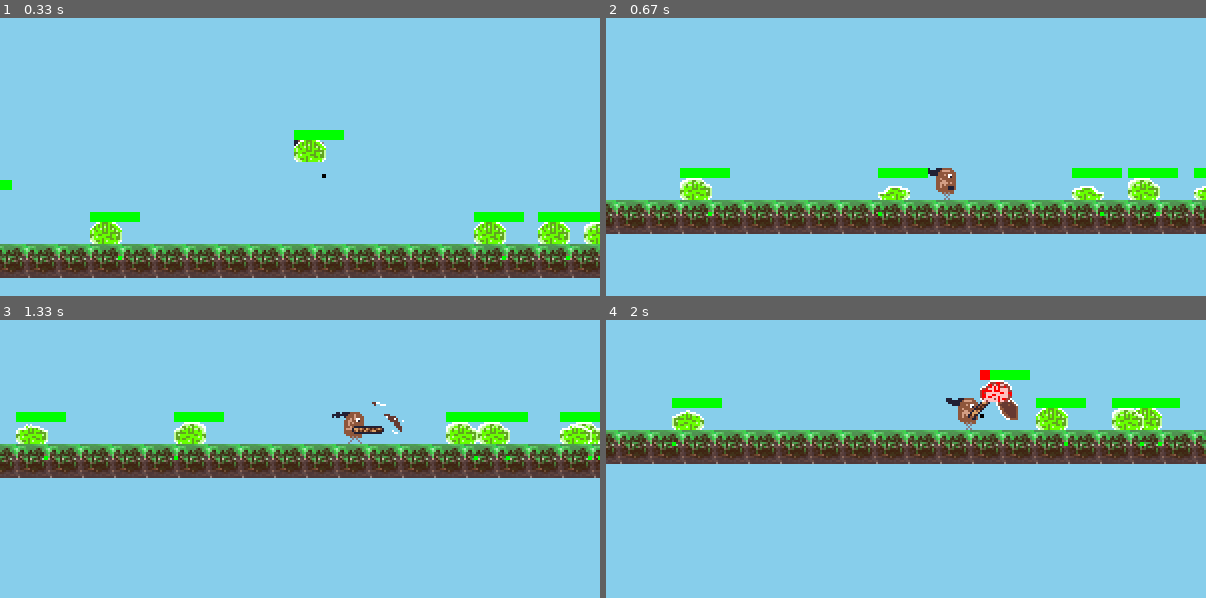
Above: before the commit, frames 1-4 (two rows, left to right).
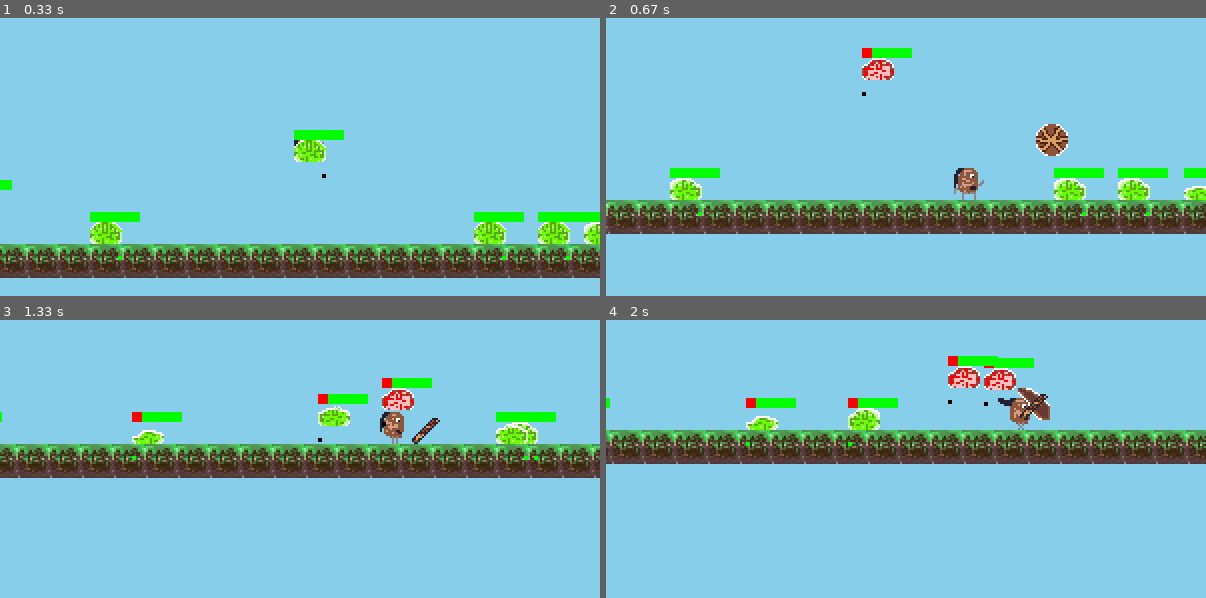
Above: after the commit, the same moments.

Repository: Aimisnotavailable/Python-Pygame
Game: pygame game, started from Game/game.py
Same seed, same stepped clock (60 frames per second), same inputs: the game is played once before the commit and once after it.
Inputs:
- Up to frame 1 (0.33 s): no input
- Up to frame 2 (0.67 s): hold R from 0.33 s (still down); hold Right from 0.33 s (still down)
- Up to frame 3 (1.33 s): release R at 0.8 s; release Right at 0.8 s; hold Q 0.83-1.3 s; hold Right 0.83-1.3 s; tap X at 0.9, 1.2 s; tap E at 0.98 s
- Up to frame 4 (2 s): hold Q 1.33-1.8 s; hold Right 1.33-1.8 s; tap X at 1.4, 1.7, 1.9 s; hold Right from 1.83 s (still down)

Frame 1 is identical in both runs. In frame 2, 11% of the frame differs, in the area x 0-100%, y 10-78%; in frame 3, 6.2%; in frame 4, 13%, in the area x 0-100%, y 12-52%.

Commit message:
Added new attack type: Throwing Weapon, updated physics to affect items

Diff:
--- a/Game/game.py
+++ b/Game/game.py
@@ -18,10 +18,12 @@
 
         self.clock = pygame.time.Clock()
 
+        self.tilemap = TileMap(self)
+        self.tilemap.load("data/maps/map.json")
         self.movement = [0, 0]
 
         self.scroll = [0, 0]
-        self.weapons = [Weapon('dirt_stick'), Weapon('slime_stick')]
+        self.weapons = [Weapon('dirt_stick', self), Weapon('slime_stick', self)]
         self.assets = {"grass" : load_images("tiles/grass"),
                        "player" : load_image("entities/player/player1.png"),
                        "player/idle" : Animation(load_images("entities/player/idle"), image_dur=10),
@@ -35,8 +37,6 @@
                     }
 
         self.current_weapon = self.weapons[0]
-        self.tilemap = TileMap(self)
-        self.tilemap.load("data/maps/map.json")
 
         self.pos = (self.display.get_width()//2, self.display.get_height()//2)
         self.weapon_pos = self.pos
@@ -45,6 +45,7 @@
         self.player = Player(self, self.pos)
         self.enemies = [Enemy(self, self.pos)]
         self.items_nearby = []
+        self.attack_rect = None
         for loc in self.tilemap.tilemap:
             if random.randint(0, 5) == 1:
                 self.enemies.append(Enemy(self, (self.tilemap.tilemap[loc]['pos'][0] * self.tilemap.tile_size, self.tilemap.tilemap[loc]['pos'][1] * self.tilemap.tile_size)))
@@ -69,21 +70,30 @@
                 if event.type == pygame.KEYDOWN:
 
                     if event.key == pygame.K_LEFT:
-                        self.movement[0] = -1
+                        self.movement[0] = -2
                     if event.key == pygame.K_RIGHT:
-                        self.movement[0] = 1
+                        self.movement[0] = 2
                     if event.key == pygame.K_UP:
                         self.player.velocity[1] = -3
 
-                    if event.key == pygame.K_x and self.player.attacking == 0:
+                    if event.key == pygame.K_x and self.current_weapon is not None and self.player.attacking == 0:
                         self.player.set_attack(is_initialized=True)
 
-                    if event.key == pygame.K_g and self.current_weapon is not None and self.player.attacking == 0:
+                    if event.key == pygame.K_e and self.current_weapon is not None and self.player.attacking == 0:
                         self.current_weapon.set_drop_status(self.player.pos.copy(), is_dropped=True)
                         self.items_nearby.append(self.current_weapon)
                         self.current_weapon = None
 
-                    if event.key == pygame.K_p:
+                    if event.key == pygame.K_r and self.current_weapon is not None and self.player.attacking == 0:
+                        self.current_weapon.velocity[0] = -5 if self.player.flip else 5
+                        self.current_weapon.set_drop_status(self.player.pos.copy(), is_dropped=False)
+                        self.current_weapon.set_throw_status(self.player.pos.copy(), is_thrown=True)
+                        self.items_nearby.append(self.current_weapon)
+                        self.player.set_action('throw', self.current_weapon)
+                        self.player.attacking = 50
+                        self.current_weapon = None
+
+                    if event.key == pygame.K_q:
                         for item in self.items_nearby:
                             if (item.pos[0] >= self.player.pos[0] - self.tilemap.tile_size and item.pos[0] <= self.player.pos[0] + self.tilemap.tile_size) and (item.pos[1] >= self.player.pos[1] - self.tilemap.tile_size and item.pos[1] <= self.player.pos[1] + self.tilemap.tile_size):
                                 if self.current_weapon is not None:
@@ -100,11 +110,11 @@
                     if event.key == pygame.K_RIGHT:
                         self.movement[0] = 0
 
-                    if event.key == pygame.K_x and self.player.attacking == 0:
+                    if event.key == pygame.K_x and self.current_weapon is not None and self.player.attacking == 0:
                         if event.key == pygame.K_x and self.player.attacking <= 0 and self.current_weapon is not None:
                             self.player.attacking = 30
                             self.player.atk_type = self.player.atk_list[int(self.player.attack_type//self.player.charge_duration)]
-                            self.player.set_action('attack', self.current_weapon.name, atk_type=self.player.atk_type)
+                            self.player.set_action('attack', self.current_weapon.name)
 
             self.tilemap.render(self.display, offset=render_scroll)
             self.player.update(self.tilemap, self.movement)
@@ -115,9 +125,12 @@
                 enemy.render(self.display, offset=render_scroll)
                 pygame.draw.circle(self.display, (0, 0 if not self.tilemap.solid_check((enemy.rect().centerx + (-7 if enemy.flip else 7), enemy.pos[1] + 23)) else 255, 0), (enemy.rect().centerx + (-7 if enemy.flip else 7) - render_scroll[0], enemy.pos[1] + 23 - render_scroll[1]), 1)
 
-            if self.player.action == "attack":
+            for item in self.items_nearby:
+                item.render(self.display, render_scroll)
+
+            if self.player.attacking != 0:
                 for enemy in self.enemies:
-                    if enemy.rect().colliderect(self.player.slash_rect):
+                    if enemy.rect().colliderect(self.attack_rect):
                         if enemy.attacked == 0:
                             enemy.current_hp -=1
                             enemy.attacked = 30
@@ -125,12 +138,11 @@
                             enemy.flip = not enemy.flip
 
                         if enemy.current_hp <= 0:
-                            dropped_item = Weapon('slime_stick')
+                            dropped_item = Weapon('slime_stick', self)
                             dropped_item.set_drop_status(enemy.pos,is_dropped=True)
                             self.items_nearby.append(dropped_item)
                             self.enemies.remove(enemy)
-            for item in self.items_nearby:
-                item.render(self.display, render_scroll)
+
             self.screen.blit(pygame.transform.scale(self.display, self.screen.get_size()), (0, 0))
             pygame.display.update()
             self.clock.tick(60)
--- a/Game/scripts/entities.py
+++ b/Game/scripts/entities.py
@@ -3,7 +3,7 @@
 
 class PhysicsEntities:
 
-    def __init__(self, game, e_type, pos, size):
+    def __init__(self, game, e_type, pos=(0,0), size=(16,16)):
 
         self.game = game
         self.type = e_type
@@ -15,19 +15,22 @@
         self.action = ''
         self.anim_offset = (-3, -3)
         self.flip = False
-        self.set_action('idle')
         self.air_time = 0
 
         self.last_movement = [0, 0]
 
-    def set_action(self, action, weapon_name='dirt_stick', atk_type='normal_attack'):
+        self.objects = []
+
+    def set_action(self, action, weapon_name='dirt_stick'):
         if action != self.action:
             self.action = action
+            if action == 'throw':
+                return
             if action != "attack":
                 self.animation = self.game.assets[self.type + '/' + self.action].copy()
             else:
-                self.weapon_animation = self.game.assets['weapon'][weapon_name].weapon_animation()[atk_type]
-                self.weapon_particle_animation = self.game.assets['weapon'][weapon_name].particle_animation()[atk_type]
+                self.objects.append({'img': self.game.assets['weapon'][weapon_name].particle_animation()[self.atk_type].copy(), 'pos' : self.pos, 'type' : 'particle'})
+                self.objects.append({'img' : self.game.assets['weapon'][weapon_name].weapon_animation()[self.atk_type].copy(), 'pos' : self.pos, 'type' : 'weapon'})
 
     def rect(self):
         return pygame.Rect(self.pos[0], self.pos[1], self.size[0], self.size[1])
@@ -77,7 +80,7 @@
 
         if self.velocity[0] > 0:
             self.velocity[0] = max(self.velocity[0] - 0.1, 0)
-        elif self.velocity[1] < 0:
+        elif self.velocity[0] < 0:
             self.velocity[0] = min(self.velocity[0] + 0.1, 0)
 
         self.animation.update()
@@ -85,7 +88,7 @@
 class Enemy(PhysicsEntities):
     def __init__(self, game, pos, size=(16,16)):
         super().__init__(game, 'enemy', pos, size)
-
+        self.set_action('idle')
         self.walking = 0
         self.current_hp = 5
         self.max_hp = 5
@@ -127,6 +130,7 @@
 
     def __init__(self, game, pos, size=(16,16)):
         super().__init__(game,'player', pos, size)
+        self.set_action('idle')
         self.attacking = 0
         self.atk_list = ['normal_attack', 'slash_attack']
 
@@ -168,13 +172,12 @@
                     self.dash_multiplier = ((self.attack_type - self.charge_duration) / self.charge_duration) * 0.5
                     self.attack_type = 0
                 self.dash()
-            self.weapon_particle_animation.update()
-            self.weapon_animation.update()
+            for object in self.objects.copy():
+                object['img'].update()
+                if object['img'].done:
+                    self.objects.remove(object)
         elif self.air_time > 4:
             self.set_action('jump')
-            # if self.air_time > 60:
-            #     self.pos = [self.game.display.get_width() // 2, self.game.display.get_height() // 2]
-            #     self.air_time = 0
         elif self.movement[0] != 0:
             self.set_action('run')
         else:
@@ -188,9 +191,7 @@
             pygame.draw.rect(surf, (255, 0, 0) if self.attack_type < self.charge_duration else (0, 255, 0) if self.atta …(239 unchanged characters)…
 
         if(self.action == "attack"):
-            slash_x = self.pos[0] - offset[0] + (-20 if self.flip else 20)
-            slash_y = self.pos[1] - offset[1] - 5
-
-            self.slash_rect = pygame.Rect(slash_x + offset[0], slash_y + offset[1], 8, 16)
-            surf.blit(pygame.transform.flip(self.weapon_particle_animation.img(), self.flip, False), (slash_x, slash_y))
-            surf.blit(pygame.transform.flip(self.weapon_animation.img(), self.flip, False), (self.pos[0] - offset[0] + (-10 if self.flip else 10), self.pos[1] - offset[1] - 5))
+            for object in self.objects:
+                surf.blit(pygame.transform.flip(object['img'].img(), self.flip, False), (object['pos'][0] - offset[0] + (-10 if self.flip else 10), object['pos'][1] - offset[1] - 5))
+                if (object['type'] == 'particle'):
+                    self.game.attack_rect = pygame.Rect(object['pos'][0] + (-10 if self.flip else 10), object['pos'][1], 16, 16)
--- a/Game/scripts/items.py
+++ b/Game/scripts/items.py
@@ -1,18 +1,26 @@
 import os
 from scripts.utils import Animation, load_images
+from scripts.entities import PhysicsEntities
 
 BASE_IMG_PATH = 'data/images/'
-class Weapon():
-    def __init__(self, name, is_dropped=False):
+class Weapon(PhysicsEntities):
+    def __init__(self,name, game, is_dropped=False):
+        super().__init__(game, name)
         self.name = name
         self.atk = 1
-        self.pos = (0, 0)
+
         weapon_path = f'items/weapons/swords/weapon_animation/{self.name}/'
         particle_path = f'items/weapons/swords/particle_animation/{self.name}/'
-        self.w_animation = {atk_type : Animation(load_images(f"{weapon_path}{atk_type}"), image_dur=6) for atk_type in os.listdir(BASE_IMG_PATH + weapon_path)}
-        self.p_animation =  {atk_type : Animation(load_images(f"{particle_path}{atk_type}"), image_dur=10) for atk_type in os.listdir(BASE_IMG_PATH + particle_path)}
+        throw_path = f'items/weapons/swords/throw_animation/{self.name}/'
+        self.w_animation = {atk_type : Animation(load_images(f"{weapon_path}{atk_type}"), image_dur=10, loop=False) for atk_type in os.listdir(BASE_IMG_PATH + weapon_path)}
+        self.p_animation =  {atk_type : Animation(load_images(f"{particle_path}{atk_type}"), image_dur=10, loop=False) for atk_type in os.listdir(BASE_IMG_PATH + particle_path)}
+        self.t_animation = Animation(load_images(f"items/weapons/swords/throw_animation/{self.name}"), image_dur=10)
         self.d_animation = Animation(load_images(f"items/weapons/swords/drop_animation/{self.name}"), image_dur=10)
-        self.is_dropped = True
+
+        self.is_dropped = False
+        self.is_thrown =  False
+
+        self.velocity = [0, 0]
 
     def weapon_animation(self):
         return self.w_animation.copy()
@@ -23,15 +31,38 @@
     def drop_animation(self):
         return self.d_animation.copy()
 
+    def throw_animation(self):
+        return self.t_animation.copy()
+
     def set_drop_status(self, pos, is_dropped=False):
         if is_dropped:
             self.is_dropped = is_dropped
-            self.d_animation_c = self.drop_animation()
+            self.animation = self.drop_animation()
             self.pos = pos
         else:
             self.is_dropped = is_dropped
 
+    def set_throw_status(self, pos, is_thrown=False):
+        if is_thrown:
+            self.is_thrown = is_thrown
+            self.animation = self.throw_animation()
+            self.pos = pos
+        else:
+            self.is_thrown = is_thrown
+
+    def update(self):
+        super().update(self.game.tilemap)
+
+        if (self.velocity[0] == 0 or self.collisions['left'] or self.collisions['right']) and self.is_thrown :
+            self.set_drop_status(self.pos, is_dropped=True)
+            self.set_throw_status(self.pos, is_thrown=False)
+            self.game.player.attacking = 0
+
+
     def render(self, surf, offset=(0,0)):
+        self.update()
         if self.is_dropped:
-            surf.blit(self.d_animation_c.img(), (self.pos[0] - offset[0], self.pos[1] - offset[1]))
-            self.d_animation_c.update()
+            surf.blit(self.animation.img(), (self.pos[0] - offset[0], self.pos[1] - offset[1]))
+        if self.is_thrown:
+            surf.blit(self.animation.img(), (self.pos[0] - offset[0], self.pos[1] - offset[1]))
+            self.game.attack_rect = self.rect()
--- a/Game/scripts/tilemap.py
+++ b/Game/scripts/tilemap.py
@@ -27,7 +27,7 @@
                 physics_tiles.append(self.tilemap[key])
         return physics_tiles
 
-    def solid_check(self, pos, offset=(0,0)):
+    def solid_check(self, pos):
         tile_loc = str(int((pos[0] //self.tile_size))) + ";" + str(int((pos[1]//self.tile_size)))
         if tile_loc in self.tilemap:
             return self.tilemap[tile_loc]
@@ -36,7 +36,6 @@
         rects = []
         for tile in self.tiles_around(pos):
             rects.append(pygame.Rect(tile['pos'][0] * self.tile_size, tile['pos'][1] * self.tile_size, self.tile_size, self.tile_size))
-
         return rects
 
     def save(self, path):
Binary file added: Game/data/images/items/weapons/swords/throw_animation/dirt_stick/sword1.png
Binary file added: Game/data/images/items/weapons/swords/throw_animation/dirt_stick/sword2.png
Binary file added: Game/data/images/items/weapons/swords/throw_animation/dirt_stick/sword3.png
Binary file added: Game/data/images/items/weapons/swords/throw_animation/slime_stick/sword1.png
Binary file added: Game/data/images/items/weapons/swords/throw_animation/slime_stick/sword2.png
Binary file added: Game/data/images/items/weapons/swords/throw_animation/slime_stick/sword3.png
